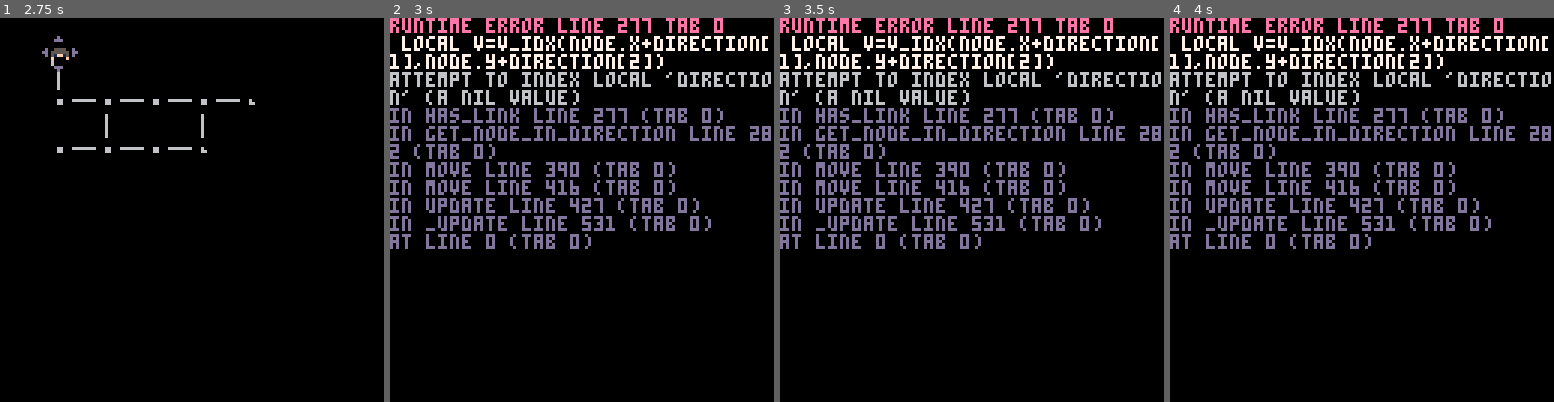
Above: before the commit, frames 1-4 (left to right).
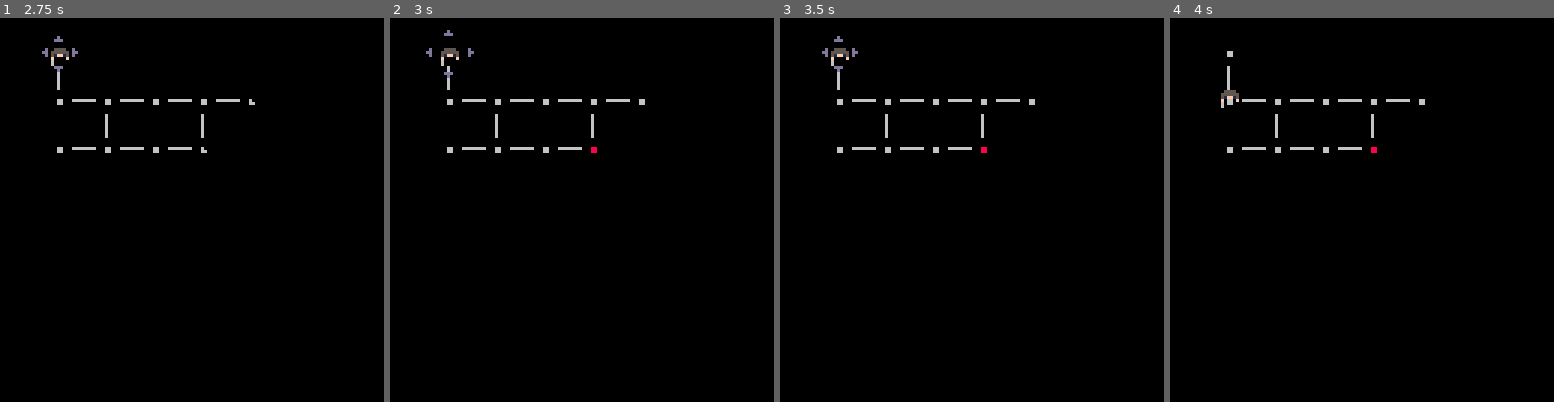
Above: after the commit, the same moments.

Repository: wesen/carts
Game: PICO-8 cartridge pico-go.p8
The game is run twice, just before and just after one commit, with the same random seed, the same clock (stepped at 60 frames per second) and the same inputs.
Inputs:
- Up to frame 1 (2.75 s): tap X (X key) at 0.33, 1.07, 1.85 s; tap O (Z key) at 0.7, 1.7, 2.1, 2.5 s; hold Right 1.6-2.1 s; hold Up 2.15-2.42 s; hold Right from 2.47 s (still down)
- Up to frame 2 (3 s): keep holding Right; tap O (Z key) at 2.9 s; tap X (X key) at 2.97 s
- Up to frame 3 (3.5 s): release Right at 3.03 s; hold Left from 3.08 s (still down); tap O (Z key) at 3.3 s
- Up to frame 4 (4 s): release Left at 3.58 s; hold Down 3.63-3.97 s; tap O (Z key) at 3.7 s

Frame 1 is identical in both runs. In frame 2, 15% of the frame differs, in the area x 0-100%, y 0-61%; in frame 3, 15%; in frame 4, 15%.
Error before the commit: runtime error line 277 tab 0; local v=v_idx(node.x+direction[1],node.y+direction[2]); attempt to index local 'direction' (a nil value)

Commit message:
Add enemies

Diff:
--- a/pico-go.p8
+++ b/pico-go.p8
@@ -265,6 +265,9 @@
     end
     if band(f,4)==4 then
      self.start_node=n
+    end
+    if band(f,8)==8 then
+     enemies:add(class_enemy.init(n))
     end
    elseif m==2 or m==3 then
     local l=class_link.init(x,y,m==3)
@@ -376,10 +379,10 @@
 arrows:add(class_arrow.init(dir_down))
 
 -- mover
-class_mover=class(function(self,node,start_spr)
+class_mover=class(function(self,node)
  self.node=node
  self.spr=mget(self.node.x,self.node.y)
- self.start_spr=start_spr
+ self.start_spr=self.spr-(self.spr%4)
  self.is_moving=false
  self.has_finished_turn=false
  -- draw offsets
@@ -399,8 +402,11 @@
    self.x=0
    self.y=0
    self.node=node
+   printh("finished moving")
    self.is_moving=false
   end)
+  printh("cr "..tostr(cr))
+  return cr
  end
 end
 
@@ -411,19 +417,22 @@
 -- player
 class_player=subclass(class_mover,
 function(self)
- class_mover._ctr(self,board.start_node,player_spr)
+ class_mover._ctr(self,board.start_node)
 end)
 
 function class_player:move(i)
- printh("player move")
- local cr=class_mover.move(self,i)
- if (cr==nil) return
- wait_for_cr(cr)
- self.has_finished_turn=true
+ return add_cr(function()
+  local cr=class_mover.move(self,i)
+  if (cr==nil) return
+  wait_for_cr(cr)
+  self.has_finished_turn=true
+ end)
 end
 
 function class_player:update()
  if (not game.initialized) return
+ if (game.turn!=turn_player) return
+ if (self.has_finished_turn) return
 
  for i=1,5 do
   if btnp(i-1) and not self.is_moving then
@@ -434,6 +443,25 @@
 end
 
 -- enemies
+enemies=objs.init("enemies")
+
+function enemies:are_enemies_done()
+ for enemy in all(self.objs) do
+  if (not enemy.has_finished_turn) return false
+ end
+
+ return true
+end
+
+class_enemy=subclass(class_mover,
+function(self,node)
+ class_mover._ctr(self,node)
+end)
+
+function class_enemy:do_turn()
+ printh("enemy move "..tostr(self.start_spr))
+ self.has_finished_turn=true
+end
 
 -->8
 -- todo
@@ -510,7 +538,12 @@
 
    printh("enemy turn")
    self.turn=turn_enemy
-   yield()
+   for enemy in all(enemies.objs) do
+    enemy:do_turn()
+   end
+   while not enemies:are_enemies_done() do
+    yield()
+   end
   end
 
   if self:is_win() then
@@ -597,7 +630,7 @@
 0005ee0000ee500000eeee000f0000f0000000000000000000000000000000000000000000000000000000000000000000000000000000000000000000000000
 00fee000000eef000000000000000000000000000000000000000000000000000000000000000000000000000000000000000000000000000000000000000000
 __gff__
-0001000003000000000000000000000001010101010000000000000000000000000000000000000000000000000000000000000000000000000000000000000005050505000000000000000000000000010101010000000000000000000000000101010100000000000000000000000000000000000000000000000000000000
+0001000003000000000000000000000001010101010000000000000000000000000000000000000000000000000000000000000000000000000000000000000005050505000000000000000000000000090909090000000000000000000000000909090900000000000000000000000000000000000000000000000000000000
 0000000000000000000000000000000000000000000000000000000000000000000000000000000000000000000000000000000000000000000000000000000000000000000000000000000000000000000000000000000000000000000000000000000000000000000000000000000000000000000000000000000000000000
 __map__
 0000000000000000000000000000000000000000000000000000000000000000000000000000000000000000000000000000000000000000000000000000000000000000000000000000000000000000000000000000000000000000000000000000000000000000000000000000000000000000000000000000000000000000
